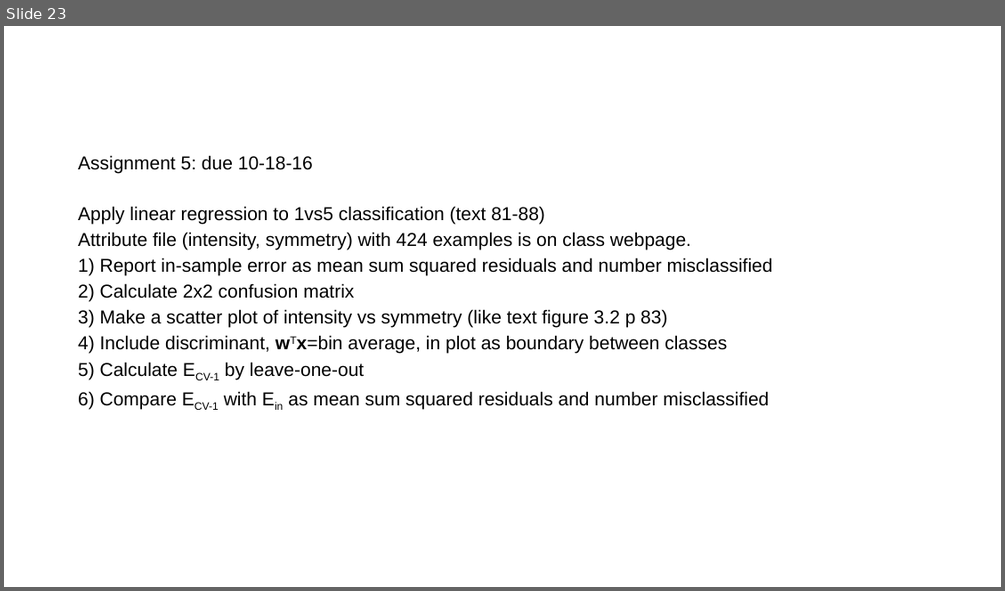
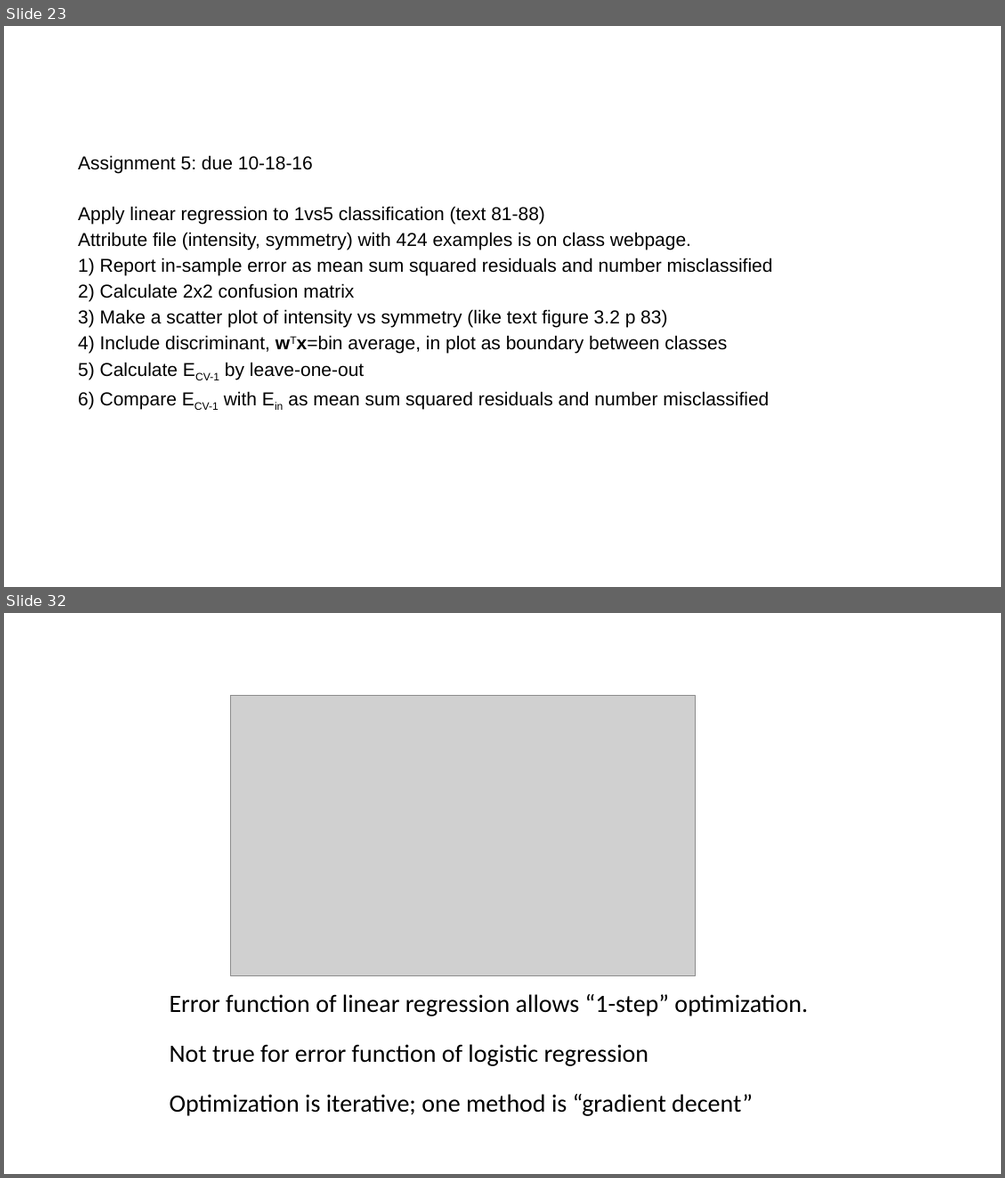
Before and after one commit to zhy9036/cs_2016_fall, a slide deck: 534_ANN/linear models.pptx. Shown one above the other, each under a label of ours: slide 23 before the commit, slides 23 and 32 after it; the slides between them are not shown. The pictures are 1005x591 and 1005x1178 pixels, drawn with LibreOffice and Linux fonts; fonts in the diff are those of the drawing; grey boxes stand for pictures. Boxes give left, top, right and bottom in pixels: in the first picture for what was removed or moved away, otherwise in the second. Text is boxed around its words. In the diff, an @@ line names an element or a change of style, - is before the commit and + after.

```diff
--- a/534_ANN/linear models.pptx
+++ b/534_ANN/linear models.pptx
@@ slide 32 added at (4,613,1001,1174), background #FFFFFF @@
@@ picture added at (231,695,695,976) @@
@@ text added at (170,994,808,1116), 24 pt, text #000000 @@
+Error function of linear regression allows “1-step” optimization.
+Not true for error function of logistic regression
+Optimization is iterative; one method is “gradient decent”
```
Also in this commit, not shown: 30 other slides added, 25 other files.
